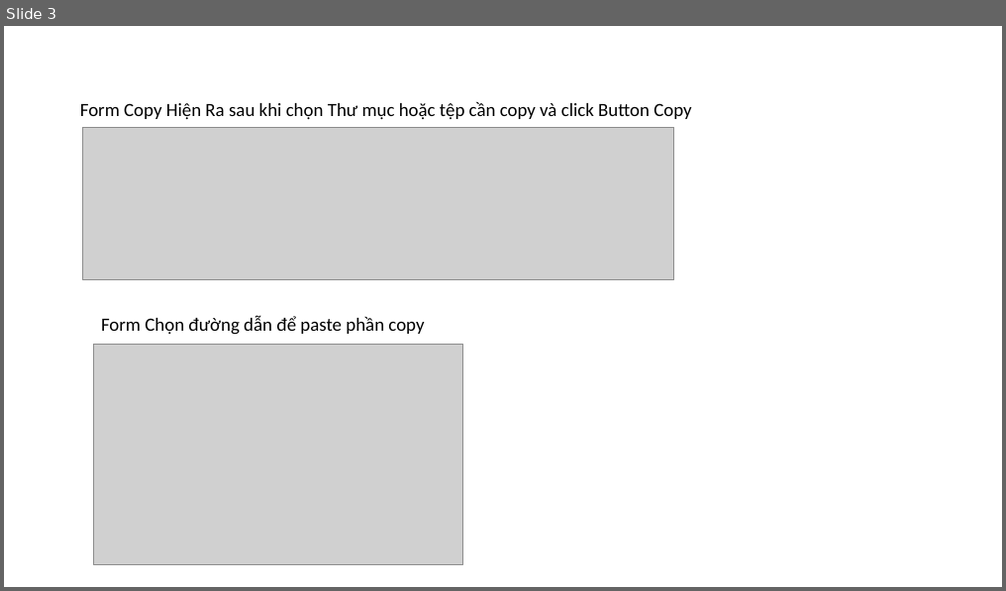
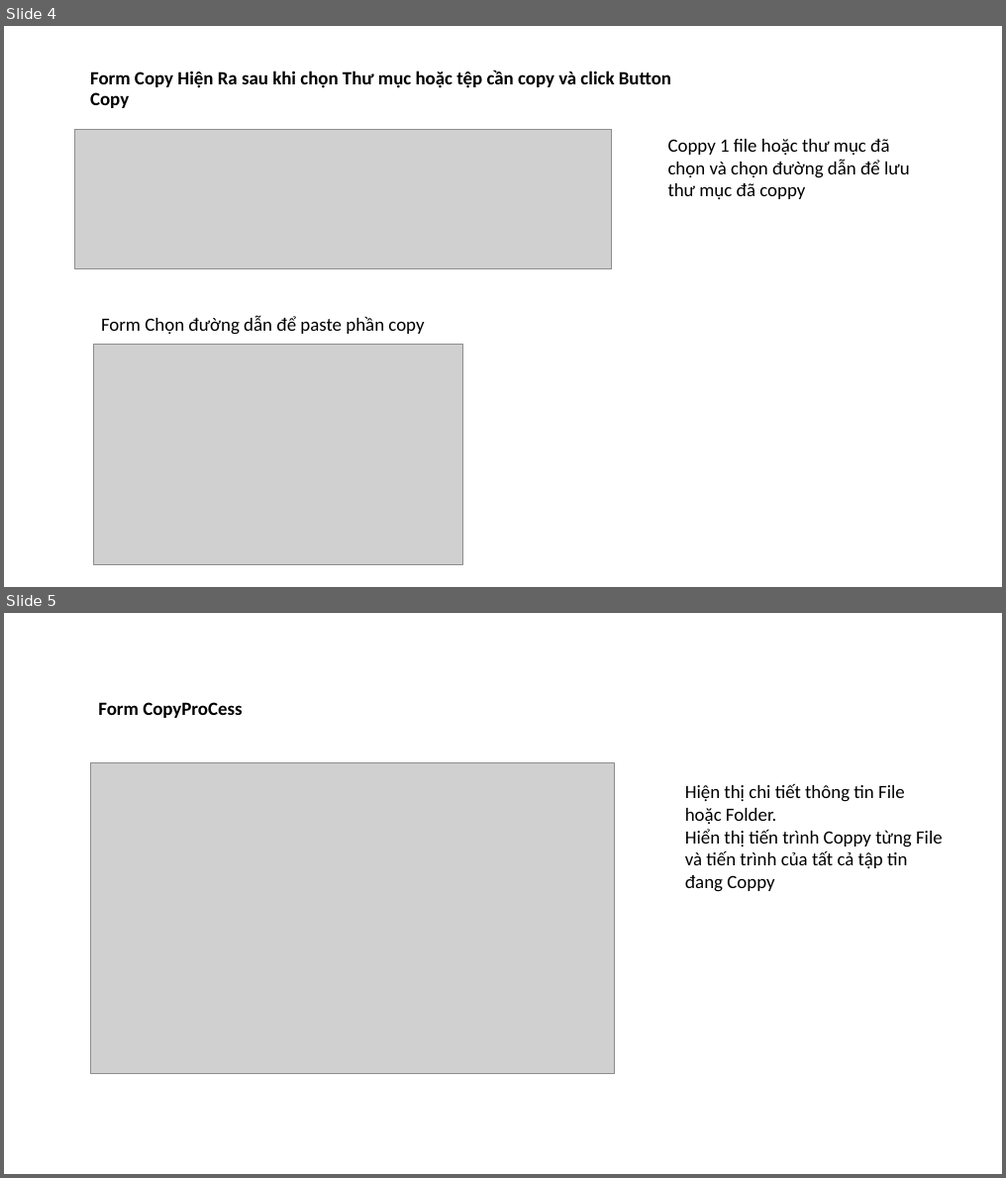
Before and after one commit to Hoaipt1998/Buit-a-file-manager-on-window, a slide deck: PowerPointDoAn1.pptx. Shown one above the other, each under a label of ours: slide 3 before the commit, slides 4 and 5 after it. The pictures are 1006x591 and 1006x1178 pixels, drawn with LibreOffice and Linux fonts; fonts in the diff are those of the drawing; grey boxes stand for pictures. Boxes give left, top, right and bottom in pixels: in the first picture for what was removed or moved away, otherwise in the second. Text is boxed around its words. In the diff, an @@ line names an element or a change of style, - is before the commit and + after.

```diff
--- a/PowerPointDoAn1.pptx
+++ b/PowerPointDoAn1.pptx
@@ slide 5 added at [4,613,1002,1174], background #FFFFFF @@
@@ title added at [98,702,242,718], 18 pt, text #000000, bold @@
+Form CopyProCess
@@ picture added at [91,763,614,1074] @@
@@ text added at [685,783,943,892], 18 pt, text #000000 @@
+Hiện thị chi tiết thông tin File hoặc Folder.
+Hiển thị tiến trình Coppy từng File và tiến trình của tất cả tập tin đang Coppy
@@ what was slide 3 is now slide 4 @@
@@ slide 4 changed as well @@
@@ title "Form Copy Hiện Ra sau ...": place and size @@
-title "Form Copy Hiện Ra sau ..." at [80,101,691,120]
+title "Form Copy Hiện Ra sau ..." at [90,70,671,108]
@@ title "Form Copy Hiện Ra sau ..." at [90,70,671,108]: bold on @@
@@ picture: place and size @@
-picture at [82,127,674,279]
+picture at [75,130,612,270]
@@ text added at [668,139,910,199], 18 pt, text #000000 @@
+Coppy 1 file hoặc thư mục đã chọn và chọn đường dẫn để lưu thư mục đã coppy
```
Also in this commit, not shown: 10 other slides changed, 1 other slide added, 1 slide removed.
